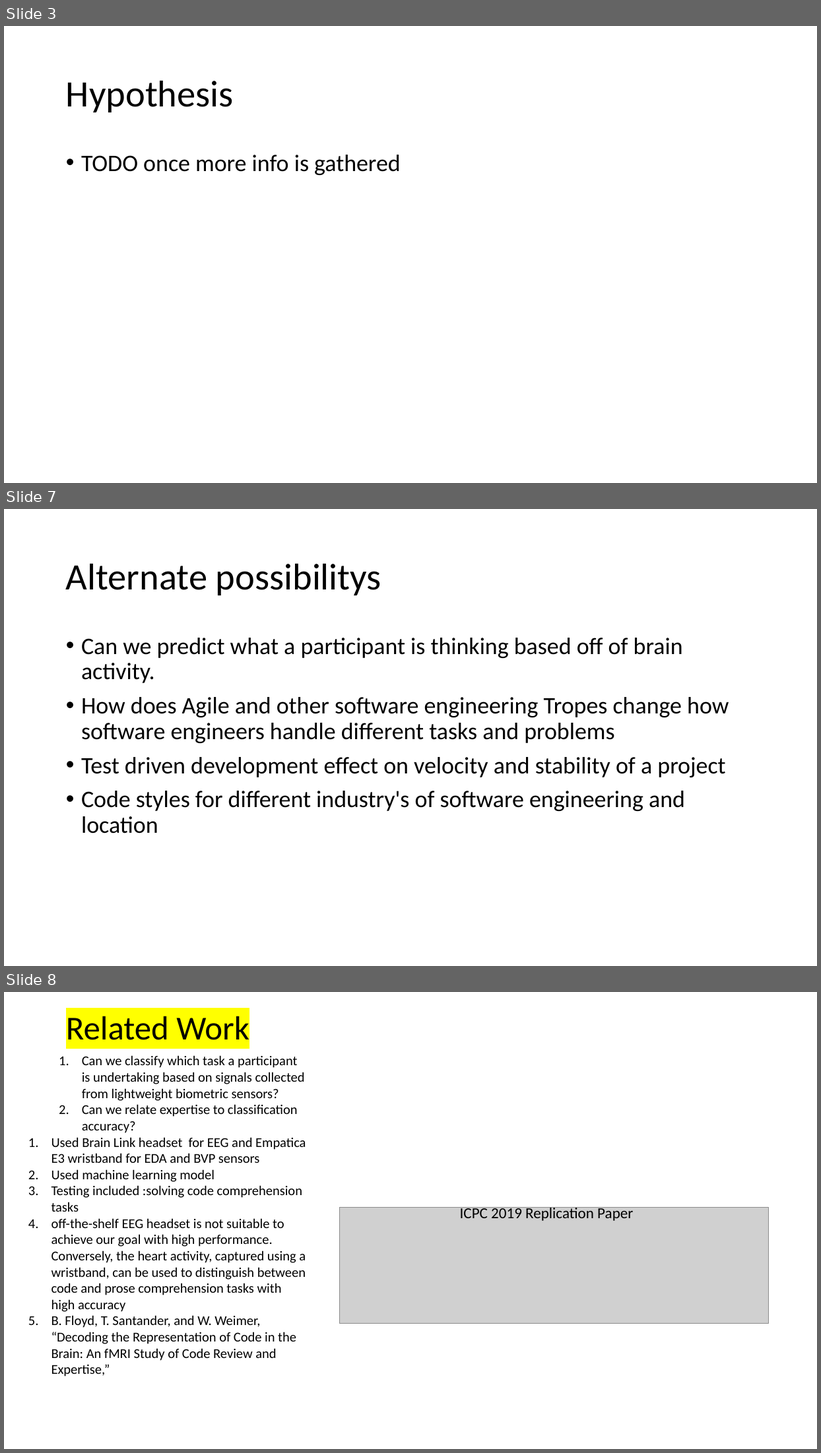
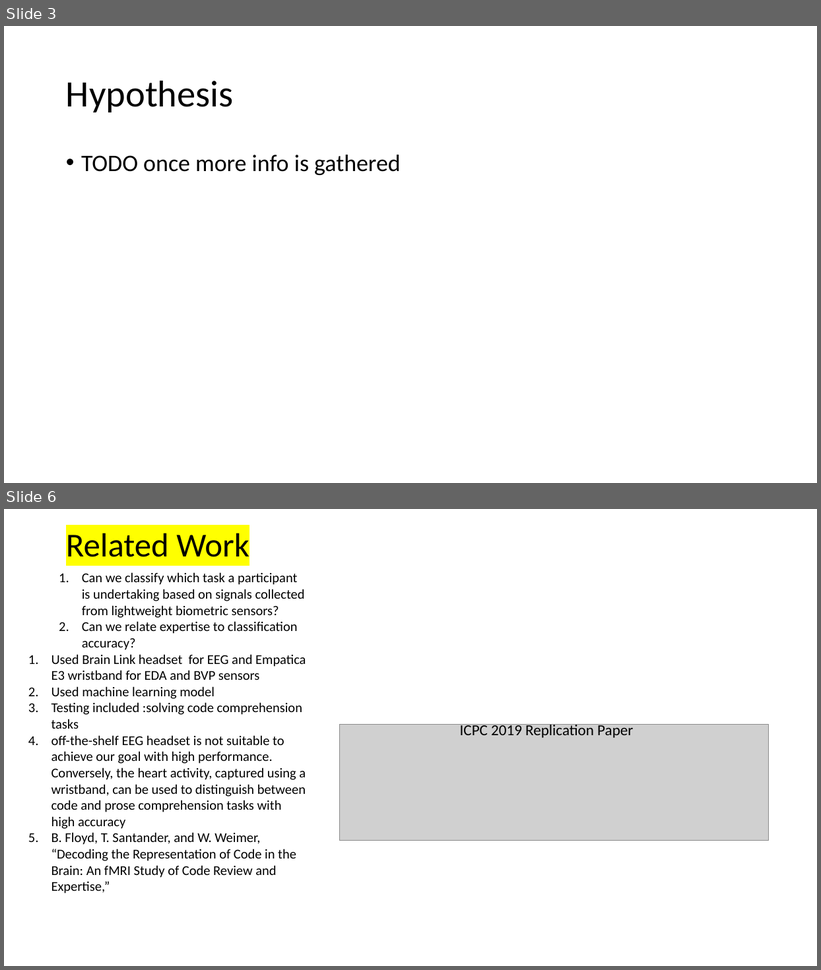
Before and after one commit to nauticalmonkey/CalPolyThesis, a slide deck: Thesis Idea.pptx. Shown one above the other, each under a label of ours: slides 3, 7 and 8 before the commit, slides 3 and 6 after it; the slides between them are not shown. The pictures are 821x1453 and 821x970 pixels, drawn with LibreOffice and Linux fonts; fonts in the diff are those of the drawing; grey boxes stand for pictures. Boxes give left, top, right and bottom in pixels: in the first picture for what was removed or moved away, otherwise in the second. Text is boxed around its words. In the diff, an @@ line names an element or a change of style, - is before the commit and + after.

```diff
--- a/Thesis Idea.pptx
+++ b/Thesis Idea.pptx
@@ slide 7 removed at (4, 509, 817, 966), background #FFFFFF @@
@@ title removed at (66, 563, 382, 595) @@
-Alternate possibilitys
@@ text removed at (81, 638, 729, 834) @@
-• Can we predict what a participant is thinking based off of brain activity.
-• How does Agile and other software engineering Tropes change how software engineers handle different tasks and problems
-• Test driven development effect on velocity and stability of a project
-• Code styles for different industry's of software engineering and location
@@ what was slide 8 is now slide 6 @@
```
Also in this commit, not shown: 2 slides changed, 1 other slide removed.
